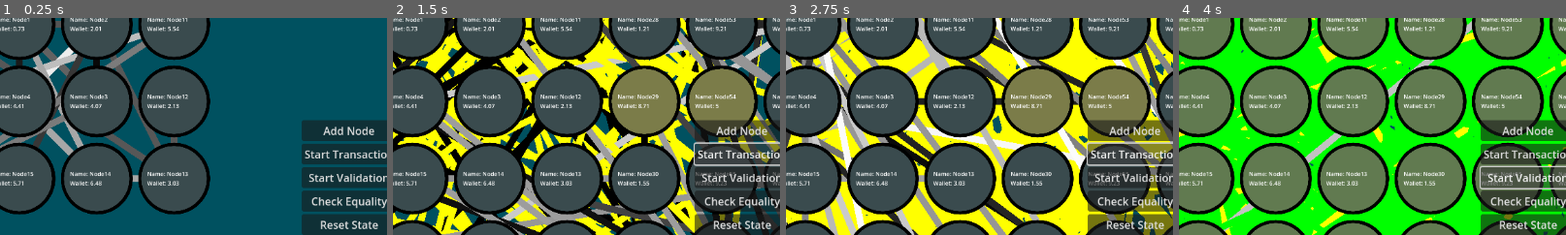
Above: before the commit, frames 1-4 (left to right).
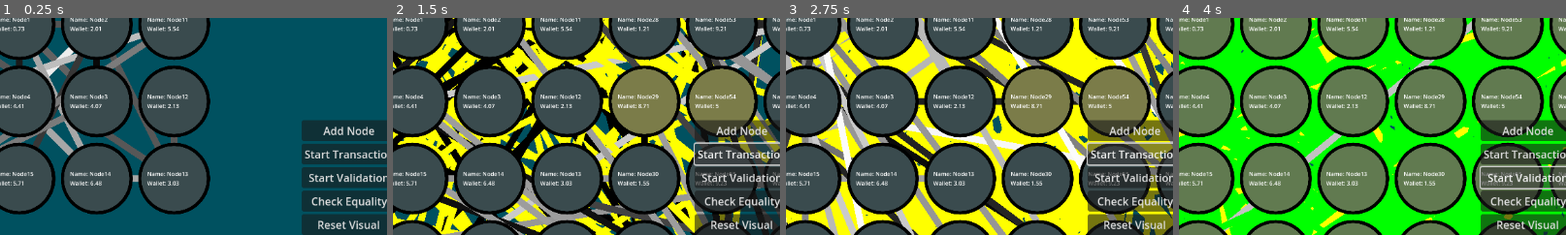
Above: after the commit, the same moments.

Repository: pudgypoultry/distributedshowcase
Game: Godot game, scene res://main_scene.tscn
The game is run twice, just before and just after one commit, with the same random seed, the same clock (stepped at 60 frames per second) and the same inputs.
Inputs:
- Up to frame 1 (0.25 s): no input
- Up to frame 2 (1.5 s): click "Reset State" (after the commit: "Reset Visual") at 0.5 s; click "Start Transaction" at 1.25 s
- Up to frame 3 (2.75 s): click "Start Transaction" at 2 s
- Up to frame 4 (4 s): click "Start Validation" at 2.75 s; click "Start Validation" at 3.5 s
The pictures show only the part of the screen within x 49-99%, y 50-100%; the shares and areas given below are measured in that part.

The runs differ from the first frame. In frame 1, 0.5% of the frame differs, in the area x 82-98%, y 93-98%; in frame 2, 0.4%; in frame 3, 0.4%; in frame 4, 0.4%.

Commit message:
autto simulation update

Diff:
--- a/BasicNode.gd
+++ b/BasicNode.gd
@@ -21,6 +21,7 @@
 var hasValidated = false
 var isValidator = false
 var powerRanking = 1
+var showLabel = true
 
 # Called when the node enters the scene tree for the first time.
 func _ready() -> void:
@@ -29,7 +30,8 @@
 
 # Called every frame. 'delta' is the elapsed time since the previous frame.
 func _process(delta: float) -> void:
-	nodeLabel.text = "Name: " + nodeName + "\nWallet: " + str(snappedf(currentWallet, 0.01))
+	if showLabel:
+		nodeLabel.text = "Name: " + nodeName + "\nWallet: " + str(snappedf(currentWallet, 0.01))
 
 """================================
 Debug, Setup, and Utility
--- a/BlockChain.gd
+++ b/BlockChain.gd
@@ -13,6 +13,7 @@
 var spawnDifference : float = 0.01
 var currentTransactors : Array[BasicNode] = []
 var numHops : int = 10
+var simulating = true
 
 
 """================================
@@ -24,6 +25,8 @@
 		AddNodeToSystem()
 		await get_tree().create_timer(spawnDifference).timeout
 	numHops = 10 + floori(sqrt(len(nodeList)))
+	await get_tree().create_timer(1).timeout
+	RunSimulation()
 
 func NumberSpiral(x, y):
 	#print("Input: ", "(", str(x), ",", str(y), ")")
@@ -148,6 +151,17 @@
 	pass
 
 
+func RunSimulation():
+	while(simulating):
+		for i in range(randi_range(1,ceili(sqrt(len(nodeList))))):
+			StartTransaction()
+			await get_tree().create_timer(1).timeout
+		StartValidation()
+		await get_tree().create_timer(1).timeout
+		PrepareChainForNextStep()
+		await get_tree().create_timer(0.3).timeout
+
+
 # Simple simulation is uniform random selection from list of nodes that aren't transacting
 func ChooseValidator():
 	var whichNode = randi_range(0, len(nodeList) - 1)
--- a/ProofOfWork.gd
+++ b/ProofOfWork.gd
@@ -1,7 +1,7 @@
 extends BlockChain
 
 @export var rewardAmount : float = 1.0
-
+var validatorRankings = {}
 
 func UniqueBehavior(validator : BasicNode):
 	validator.currentWallet += rewardAmount
@@ -13,11 +13,18 @@
 		for j in range(nodeList[i].powerRanking):
 			randomSelect.append(i)
 	var validator = nodeList[randomSelect[randi_range(0, len(nodeList) - 1)]]
+	if validator in validatorRankings.keys():
+		validatorRankings[validator] += 1
+	else:
+		validatorRankings[validator] = 1
 	if randf() > 0.5:
 		print("Validator " + validator.nodeName + " bought a new GPU!")
+		validator.showLabel = false
 		validator.powerRanking += 1
+		validator.nodeLabel.text = str(validator.powerRanking)
 	else:
 		print("Validator " + validator.nodeName + " had " + str(validator.currentWallet))
 		validator.currentWallet += rewardAmount
 		print("Validator " + validator.nodeName + " has " + str(validator.currentWallet))
+	print(validator.name + " has likelihood of: " + str(validator.powerRanking))
 	return validator
--- a/main_scene.tscn
+++ b/main_scene.tscn
@@ -12,6 +12,7 @@
 [node name="Camera2D" type="Camera2D" parent="."]
 position = Vector2(577, 324)
 script = ExtResource("2_jtl8r")
+zoom_speed = 0.01
 min_zoom = 0.1
 max_zoom = 5.0
 
@@ -46,7 +47,7 @@
 
 [node name="ResetState" type="Button" parent="CanvasLayer/VBoxContainer"]
 layout_mode = 2
-text = "Reset State"
+text = "Reset Visual"
 
 [connection signal="pressed" from="CanvasLayer/VBoxContainer/AddNode" to="BlockChain" method="AddNodeToSystem"]
 [connection signal="pressed" from="CanvasLayer/VBoxContainer/Transaction" to="BlockChain" method="StartTransaction"]
--- a/proof_of_work.tscn
+++ b/proof_of_work.tscn
@@ -26,8 +26,8 @@
 anchor_top = 1.0
 anchor_right = 1.0
 anchor_bottom = 1.0
-offset_left = -40.0
-offset_top = -40.0
+offset_left = -141.0
+offset_top = -171.0
 grow_horizontal = 0
 grow_vertical = 0
 
